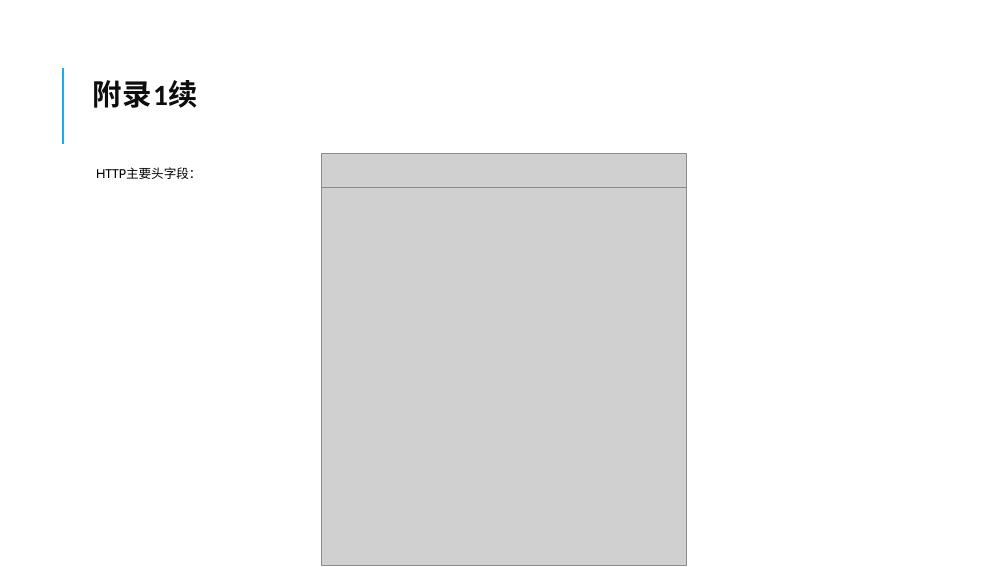
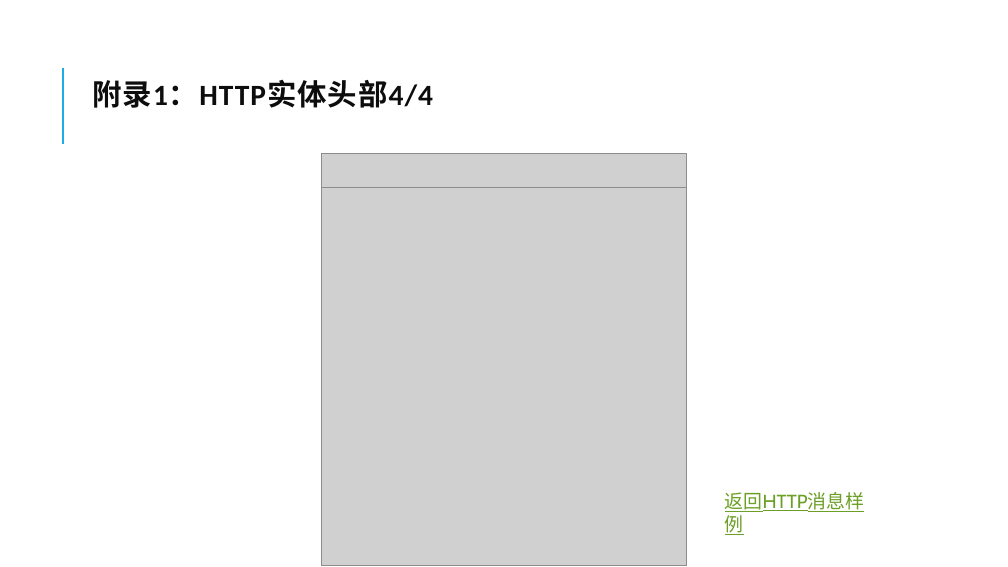
Before and after one commit to sleepingWhiteFish/CAGST, a slide deck: slide 71 of 网络是怎样连接的.pptx (slide 61 before the commit). Drawn at 1008x567 pixels with LibreOffice and Linux fonts; fonts in the diff are those of the drawing; grey boxes stand for pictures. Boxes give left, top, right and bottom in pixels: in the first picture for what was removed or moved away, otherwise in the second. Text is boxed around its words. In the diff, an @@ line names an element or a change of style, - is before the commit and + after.

```diff
--- a/网络是怎样连接的.pptx
+++ b/网络是怎样连接的.pptx
@@ title at [92,79,433,108]: text changed @@
-附录1续
+附录1：HTTP实体头部4/4
@@ text removed at [96,167,202,179] @@
-  HTTP主要头字段：
@@ text added at [725,492,865,512], 18 pt, text #6B9F25, underline @@
+返回HTTP消息样例
```
Also in this commit, not shown: 15 other slides changed, 22 slides added, 10 slides removed.
